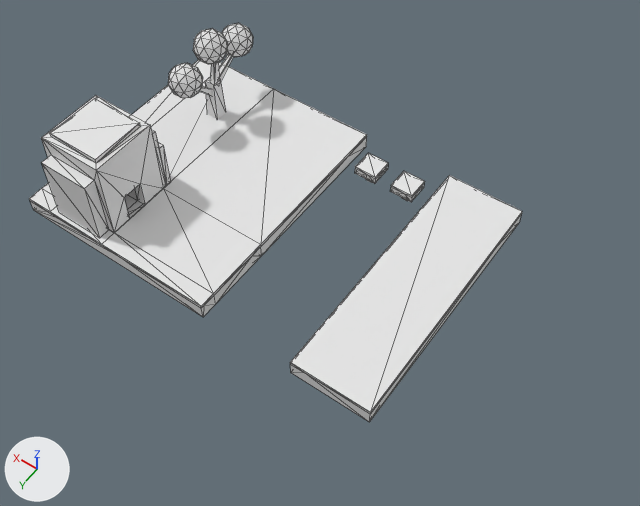
An edit to the Blender file res/mapa.blend, drawn before and after from the same camera.
Camera for both pictures: a 50 mm lens placed at (-102.0, 138.9, 202.4), pointed at (-15.2, 17.4, 11.5). Lighting does not change. The marker at lower left points along +X, +Y and +Z. Mesh edges are drawn as thin lines.

Before the edit, the objects in view are built like this:
```python
me_cube_005 = bpy.data.meshes.new('Cube.005')
me_cube_005.from_pydata(...)  # 393 vertices, 594 faces; spans x -52.1..67.4, y -31.5..47.9, z -3.9..39.5
me_cube_005.materials.append(mat_material)  # white #e7e7e7
# before: 330 (-52.1, -31.5, 6.7) at pixel (521, 213), 331 (-52.1, -31.5, 2.4) at pixel (519, 222), 335 (-52.1, -31.5, 7.7) at pixel (522, 211), 336 (-52.1, -16.3, 6.7) at pixel (496, 246), 337 (-52.1, 47.9, 2.4) at pixel (369, 422)
# before: 338 (-47.3, -13.3, 2.4), 340 (-52.1, 47.9, 7.7) at pixel (370, 412), 341 (-52.1, 47.9, 6.7) at pixel (370, 414), 346 (-47.3, 29.7, 2.4), 348 (-47.3, -13.3, -0.2)
# before: 349 (-47.3, 29.7, -0.2), 353 (-43.7, 0.1, -0.2), 356 (-43.7, 16.3, -0.2), 357 (-43.7, 0.1, -3.9), 358 (-43.7, 16.3, -3.9)
ob_cube_003 = bpy.data.objects.new('Cube.003', me_cube_005)
ob_cube_003.location = (0.0, 0.0, 0.0)
_m = ob_cube_003.modifiers.new('Triangulate', 'TRIANGULATE')
```
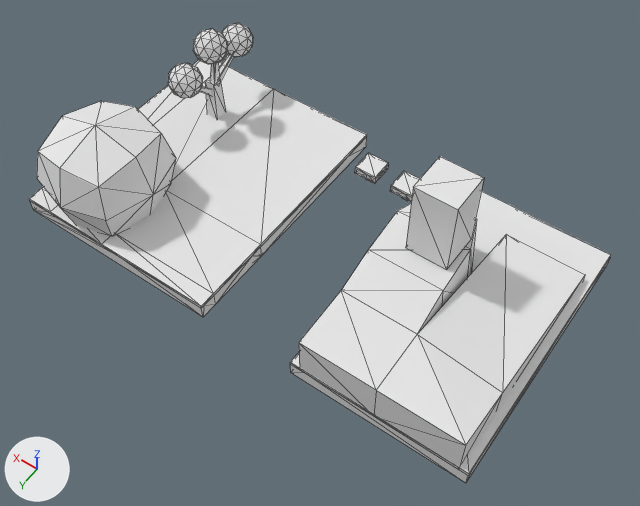
Changed parts and their boxes (x1, y1, x2, y2) in the pictures (640 x 506 px; the box of a moved part takes in the faces that stretch with it):
'Cube.003', reshaped (18% wider, 15% taller)
    before: (29, 23, 522, 422)
    after: (29, 23, 611, 483)
part 1 of me_cube_005, added
    after: (406, 157, 484, 270)
part 2 of me_cube_005, rebuilt (8% wider)
    before: (41, 95, 170, 237)
    after: (37, 101, 176, 236)
part 3 of me_cube_005, added
    after: (299, 204, 585, 467)
part 4 of me_cube_005, moved or reshaped
    before: (290, 175, 522, 422)
    after: (290, 191, 611, 483)

The change, as a list of edits to the scene's bpy script:
```text
Change me_cube_005:
    used by ob_cube_003; location = (0.0, 0.0, 0.0)
    verts and faces of me_cube_005; kept vertices keep their numbers, new ones are numbered from 393
    remove me_cube_005.from_pydata(...)  # 393 vertices, 594 faces; spans x -52.1..67.4, y -31.5..47.9, z -3.9..39.5
    add me_cube_005.from_pydata(...)  # 388 vertices, 587 faces; spans x -79.6..67.4, y -31.5..50.2, z -3.9..45.4
    me_cube_005 part 1: a new loose piece, a box spanning x -49.3..-37.0, y -2.6..9.7, z 22.0..45.4, in mat_material (white #e7e7e7)
    me_cube_005 part 2: the loose piece of 67 vertices spanning x 38.2..58.8, y 18.9..46.5, z 7.4..34.6 is rebuilt with 26 vertices and now spans x 31.2..66.2, y 13.8..50.2, z 1.8..35.1
    me_cube_005 part 3: a new loose piece of 28 vertices spanning x -77.0..-28.3, y -19.1..47.8, z 5.2..21.5, in mat_material (white #e7e7e7)
    me_cube_005 part 4
    add for i in [330, 331, 335, 336, 337, 340, 341, 353, 356, 357, 358]: verts[i] += (-27.5, 0.0, 0.0)
    add for i in [338, 346, 348, 349]: verts[i] += (-27.4, 0.0, 0.0)
```
